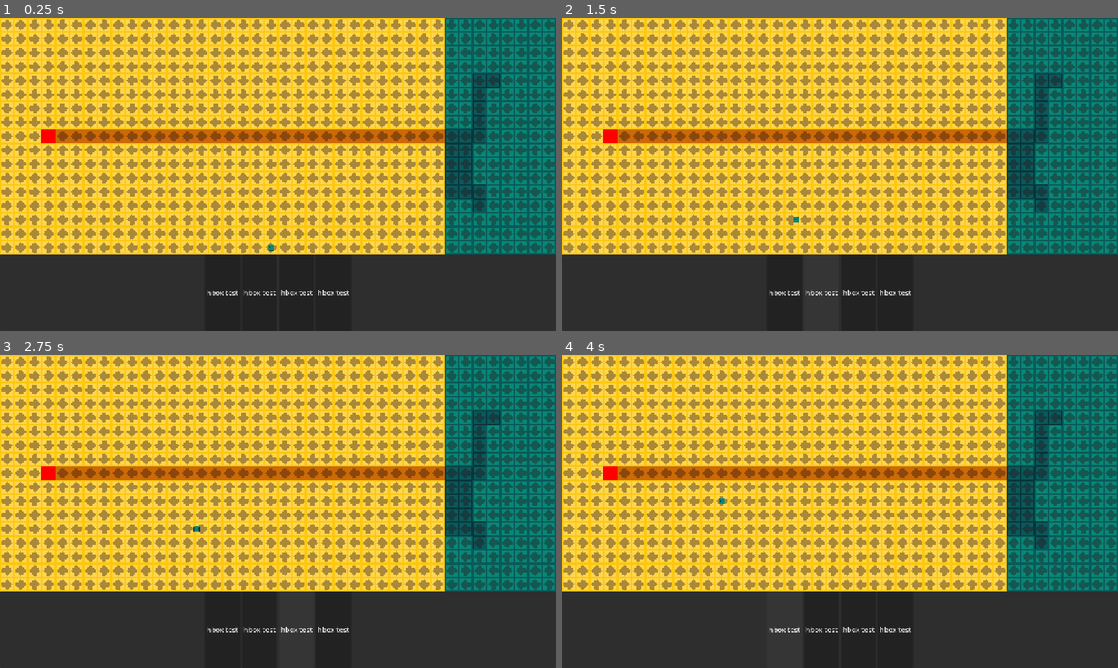
Above: before the commit, frames 1-4 (two rows, left to right).
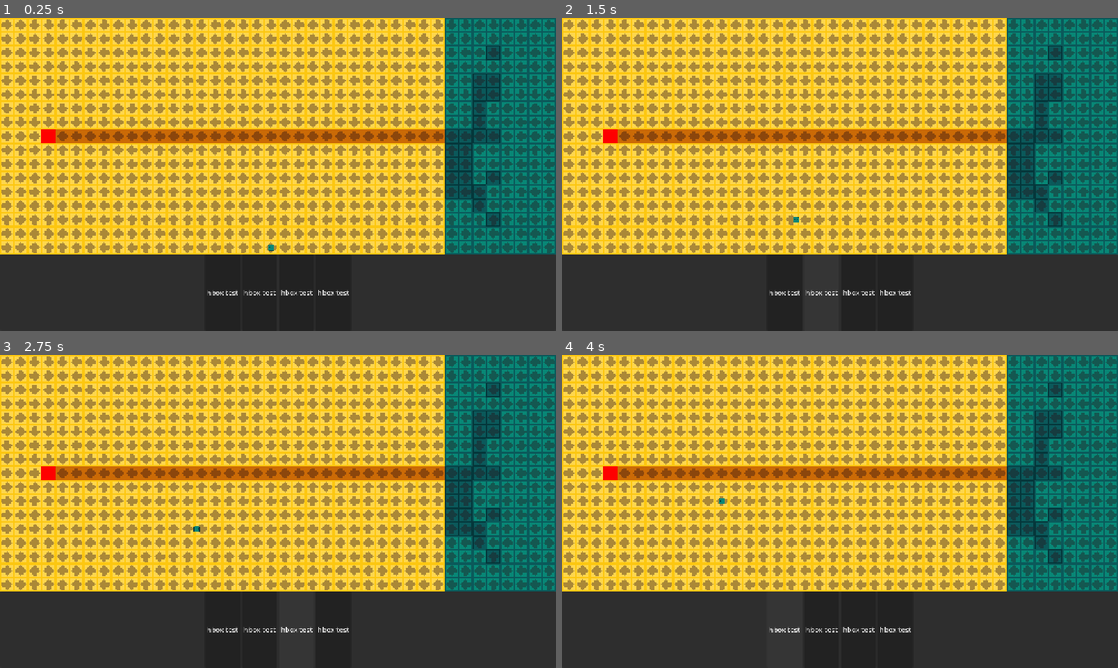
Above: after the commit, the same moments.

Repository: zt13r/playgama-summer-jam
Game: Godot game, scene res://01_core/main/main.tscn
The game is run twice, just before and just after one commit, with the same random seed, the same clock (stepped at 60 frames per second) and the same inputs.
Inputs:
- Up to frame 1 (0.25 s): no input
- Up to frame 2 (1.5 s): click "hbox test" at 0.5 s; click "hbox test" at 1.25 s
- Up to frame 3 (2.75 s): click "hbox test" at 2 s
- Up to frame 4 (4 s): click "hbox test" at 2.75 s; click "hbox test" at 3.5 s

The runs differ from the first frame. In frame 1, 0.6% of the frame differs, in the area x 87-90%, y 8-67%; in frame 2, 0.6%; in frame 3, 0.6%; in frame 4, 0.6%.

Commit message:
Partially working dynamic pathfinding with obstacle validation

Diff:
--- a/02_gameplay/01_levels/level.gd
+++ b/02_gameplay/01_levels/level.gd
@@ -102,7 +102,6 @@
 var tile_size : int = 0
 
 var really_high_tide : bool = false
-var path_blocked : bool = false
 #endregion
 
 #region Onready
@@ -217,7 +216,7 @@
 		sand_units.add_child(unit)
 
 		if unit is SandObject:
-			if path_blocked:
+			if not can_pathfind():
 				push_error("Don't block the route!")
 				return
 			tile.set_walkable(false)
@@ -226,11 +225,10 @@
 	elif unit is WaterUnit:
 
 		if unit is WaterObject:
-			if path_blocked:
+			if not can_pathfind():
 				push_error("Don't block the route!")
 				return
 			tile.set_walkable(false)
-			tile.set_next_tile(null)
 			generate_flow_field()
 
 		water_units.add_child(unit)
@@ -331,12 +329,17 @@
 		# Uncomment to see the calculations much slower
 		#await get_tree().process_frame
 
+	# Draw path (find)
+	can_pathfind()
+
+
+func can_pathfind() -> bool:
 	if water_spawners.get_child_count() <= 0:
 		push_error("WaterSpawners not real?")
-		return
+		return false
 
 	var spawners : Array[Node] = water_spawners.get_children()
-	var can_path : Array[WaterSpawner] = []
+	var spawners_that_can_pathfind : int = 0
 
 	# Path from Spawners to Sandcastle
 	for spawner in spawners:
@@ -347,38 +350,38 @@
 		var spawner_next_tile : Tile = spawner_tile.get_next_tile()
 		if spawner_next_tile == null:
 			push_error("Spawner has no next tile.")
-			return
+			return false
+		spawner_tile.sprite.texture = water_path_sprite
 
 		var next_tile : Tile = spawner_next_tile
 
 		# Actual path-ing
 		while next_tile.get_next_tile() != null:
 			next_tile = next_tile.get_next_tile()
-			if next_tile == null:
-				break
 
 			# Find path find (?)
 			if next_tile.object_unit != null:
 				if next_tile.object_unit is Sandcastle:
-					can_path.append(spawner)
+					spawners_that_can_pathfind += 1
 					break
 
-			# Visual stuff
+			# Change sprite accordingly (visual)
 			if next_tile is SandTile:
 				next_tile.sprite.texture = sand_path_sprite
 			elif next_tile is WaterTile:
 				next_tile.sprite.texture = water_path_sprite
 
-			# Actual-er path-ing (?)
+			# Skip if already a path
 			if next_tile in path_to_sandcastle:
 				continue
+
+			# Add to paths array
 			path_to_sandcastle.append(next_tile)
 
-		# Last pathfind check idk
-		if can_path.is_empty():
-			path_blocked = true
-		else:
-			path_blocked = false
+	if spawners_that_can_pathfind == spawners.size():
+		return true
+
+	return false
 
 
 func get_tile(pos : Vector2i) -> Tile:
--- a/02_gameplay/01_levels/tiles/tile.gd
+++ b/02_gameplay/01_levels/tiles/tile.gd
@@ -78,6 +78,7 @@
 func set_next_tile(tile : Tile) -> void:
 	if tile == null:
 		$ArrowDebug.hide()
+		next_tile = null
 		return
 
 	if tile not in neighbors.values():
@@ -134,6 +135,7 @@
 
 func set_walkable(can : bool) -> void:
 	walkable = can
+	set_next_tile(null)
 
 
 func is_buildable() -> bool:
